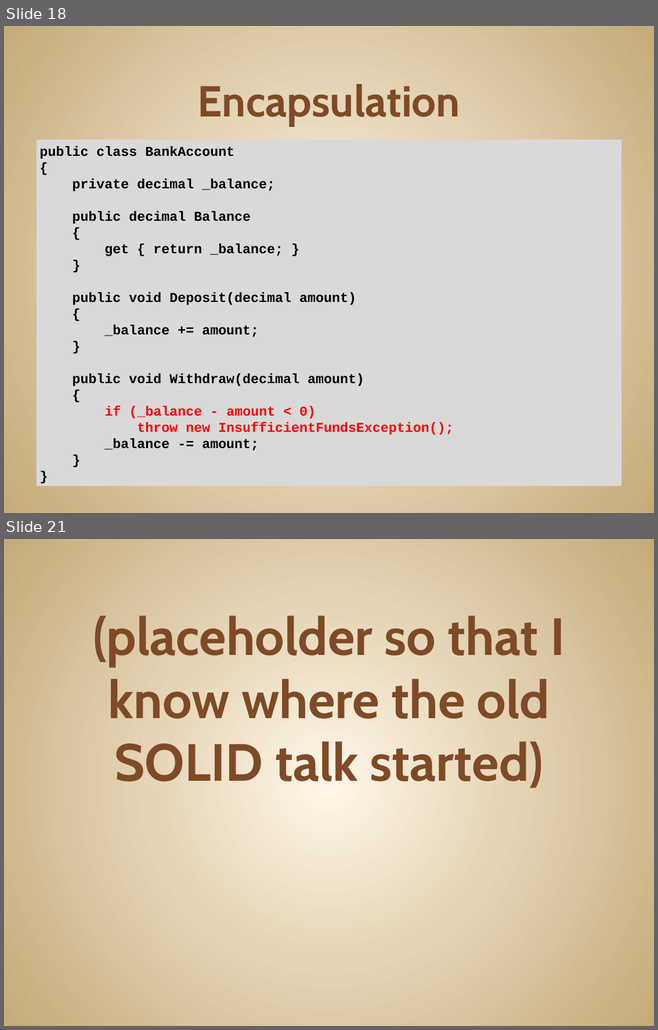
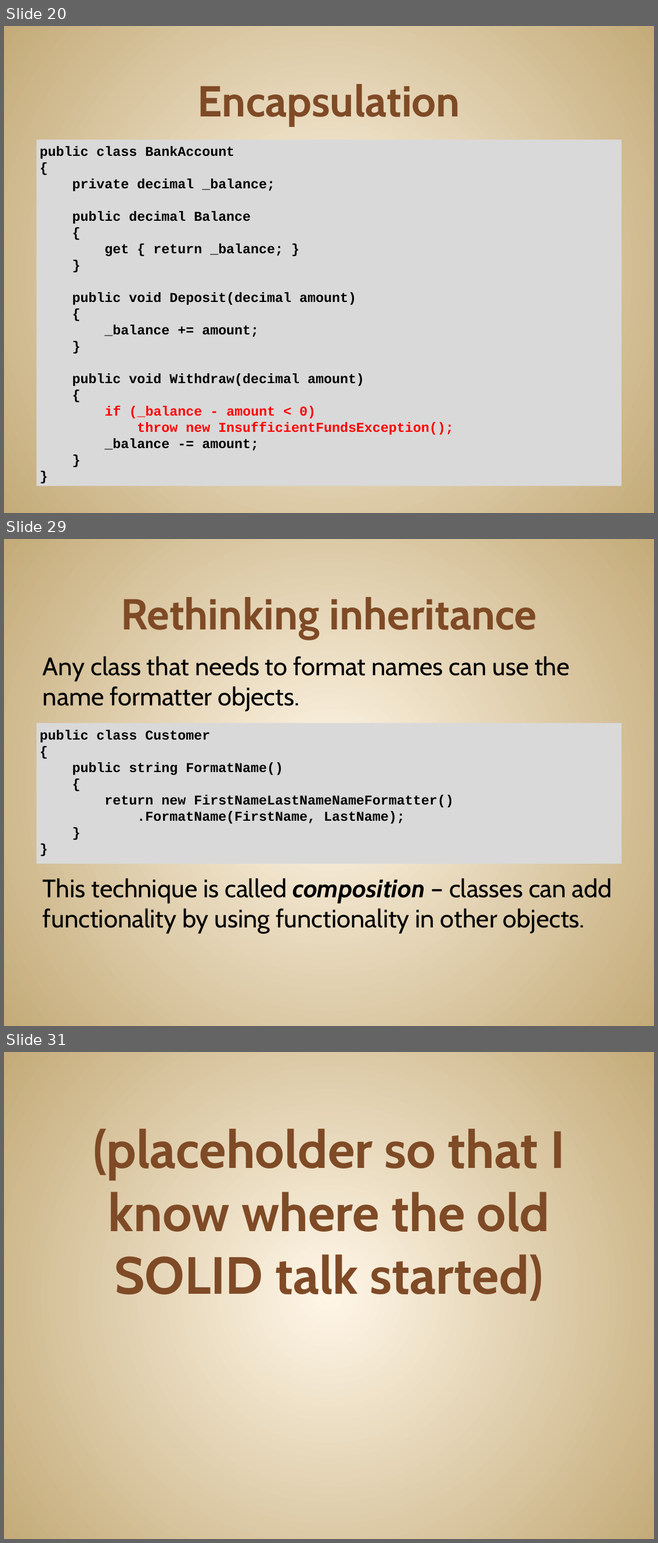
Before and after one commit to JonKruger/oop-solid-sample, a slide deck: slides/OOP-SOLID-CodeMash.pptx. Shown one above the other, each under a label of ours: slides 18 and 21 before the commit, slides 20, 29 and 31 after it; the slides between them are not shown. The pictures are 658x1030 and 658x1543 pixels, drawn with LibreOffice and Linux fonts; fonts in the diff are those of the drawing. Boxes give left, top, right and bottom in pixels: in the first picture for what was removed or moved away, otherwise in the second. Text is boxed around its words. In the diff, an @@ line names an element or a change of style, - is before the commit and + after.

Commit message:
composition vs. inheritance example done

```diff
--- a/slides/OOP-SOLID-CodeMash.pptx
+++ b/slides/OOP-SOLID-CodeMash.pptx
@@ slide 29 added at (x1=4, y1=539, x2=654, y2=1026), background gradient #FFF7E8 to #C4AA7A @@
@@ title added at (x1=121, y1=597, x2=537, y2=639), 48 pt, text #804B26, bold @@
+Rethinking inheritance
@@ text added at (x1=43, y1=656, x2=570, y2=712), 28 pt, text #000000 @@
+Any class that needs to format names can use the name formatter objects.
@@ text added at (x1=36, y1=723, x2=621, y2=864), fill #D9D9D9, 15 pt, text #000000, bold @@
+public class Customer
+{
+public string FormatName()
+{
+return new FirstNameLastNameNameFormatter()
+.FormatName(FirstName, LastName);
+}
+}
@@ text added at (x1=43, y1=878, x2=612, y2=934), 28 pt, text #000000 @@
+This technique is called composition – classes can add functionality by using functionality in other objects.
@@ what was slide 18 is now slide 20 @@
@@ what was slide 21 is now slide 31 @@
```
Also in this commit, not shown: 2 slides changed, 9 other slides added.
